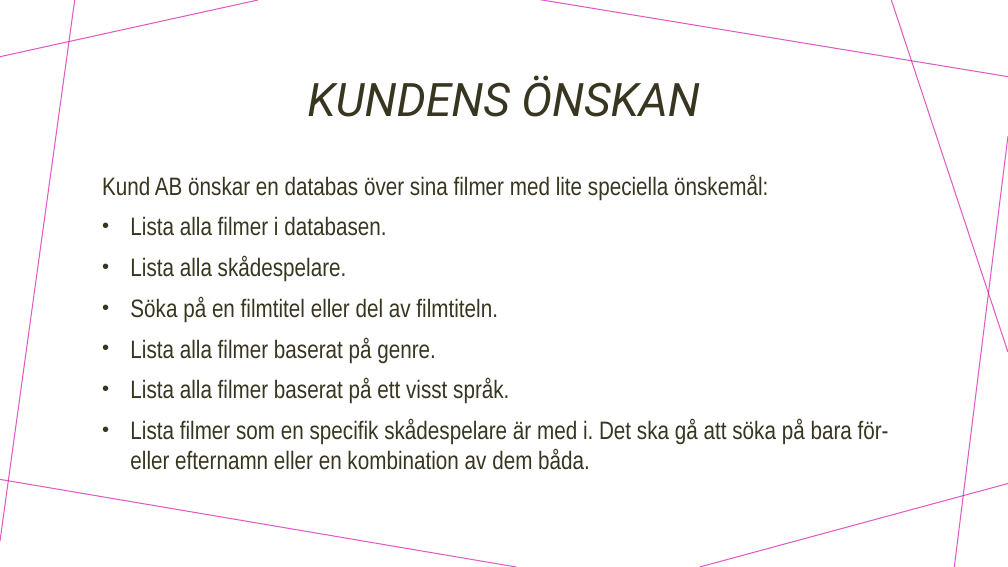
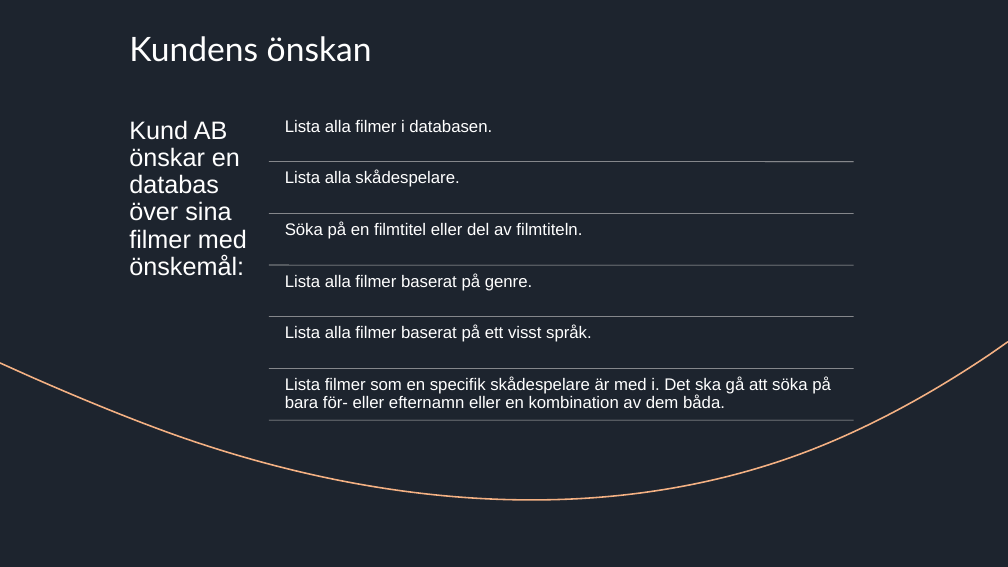
Before and after one commit to bassidus/YellowMovieDatabase, a slide deck: slide 2 of Presentation_YMDB.pptx. Drawn at 1008x567 pixels with LibreOffice and Linux fonts; fonts in the diff are those of the drawing. Boxes give left, top, right and bottom in pixels: in the first picture for what was removed or moved away, otherwise in the second. Text is boxed around its words. In the diff, an @@ line names an element or a change of style, - is before the commit and + after.

```diff
--- a/Presentation_YMDB.pptx
+++ b/Presentation_YMDB.pptx
@@ background #FFFFFF to #1D242E @@
@@ line removed from (258, 0) to (0, 57) @@
@@ line removed from (75, 0) to (0, 541) @@
@@ rectangle added at (x1=0, y1=0, x2=1008, y2=567), fill #1D242E @@
@@ title "Kundens önskan" at (x1=129, y1=36, x2=372, y2=62): vertical alignment middle to top @@
@@ line removed from (1008, 76) to (540, 0) @@
@@ line removed from (1008, 352) to (892, 0) @@
@@ freeform shape added at (x1=0, y1=57, x2=37, y2=192), fill #4472C4 @@
@@ title at (x1=129, y1=36, x2=372, y2=62): text changed; size 44 to 32 pt; font Roboto to Lato; text colour #383620 to #FFFFFF; italic off @@
-KUNDENS ÖNSKAN
+Kundens önskan
@@ line removed from (1008, 136) to (954, 567) @@
@@ freeform shape added at (x1=0, y1=162, x2=1008, y2=567), outline #F4B183 1.5 pt @@
@@ text removed at (x1=102, y1=174, x2=889, y2=470) @@
-Kund AB önskar en databas över sina filmer med lite speciella önskemål:
-• Lista alla filmer i databasen.
-• Lista alla skådespelare.
-• Söka på en filmtitel eller del av filmtiteln.
-• Lista alla filmer baserat på genre.
-• Lista alla filmer baserat på ett visst språk.
-• Lista filmer som en specifik skådespelare är med i. Det ska gå att söka på bara för- eller efternamn eller en kombination av dem båda.
@@ group added at (x1=122, y1=110, x2=854, y2=420): 7 lines, 7 texts @@
+Kund AB önskar en databas över sina filmer med önskemål:
+Lista alla filmer i databasen.
+Lista alla skådespelare.
+Söka på en filmtitel eller del av filmtiteln.
+Lista alla filmer baserat på genre.
+Lista alla filmer baserat på ett visst språk.
+Lista filmer som en specifik skådespelare är med i. Det ska gå att söka på bara för- eller efternamn eller en kombination av dem båda.
@@ line removed from (516, 567) to (0, 479) @@
@@ freeform shape added at (x1=604, y1=508, x2=969, y2=567), outline #CF9B00 1 pt @@
@@ line removed from (1008, 484) to (700, 567) @@
@@ freeform shape added at (x1=675, y1=516, x2=1008, y2=567), fill #70AD47 @@
```
Also in this commit, not shown: 3 other slides changed, 3 slides added, 2 slides removed.
